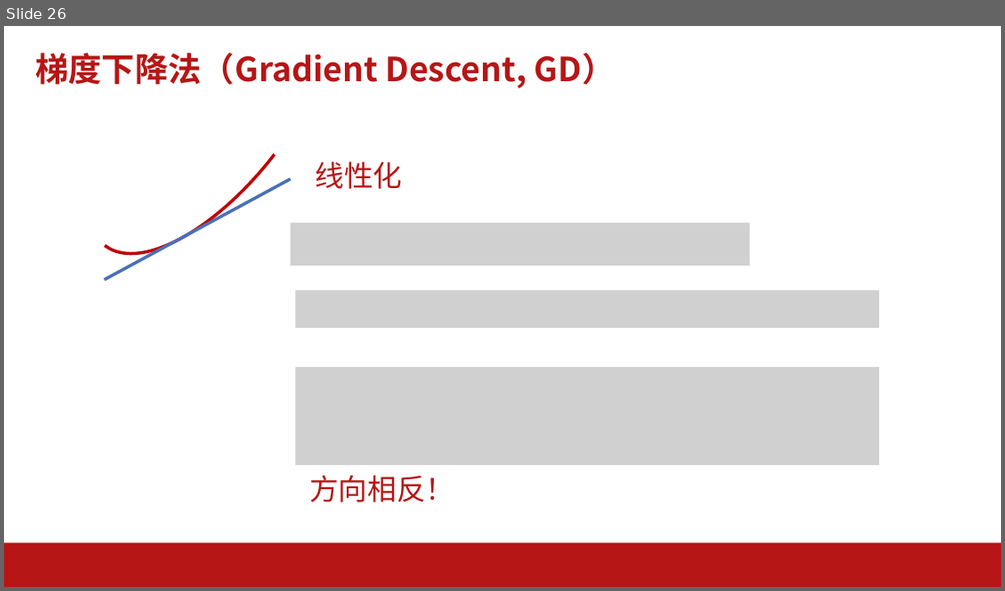
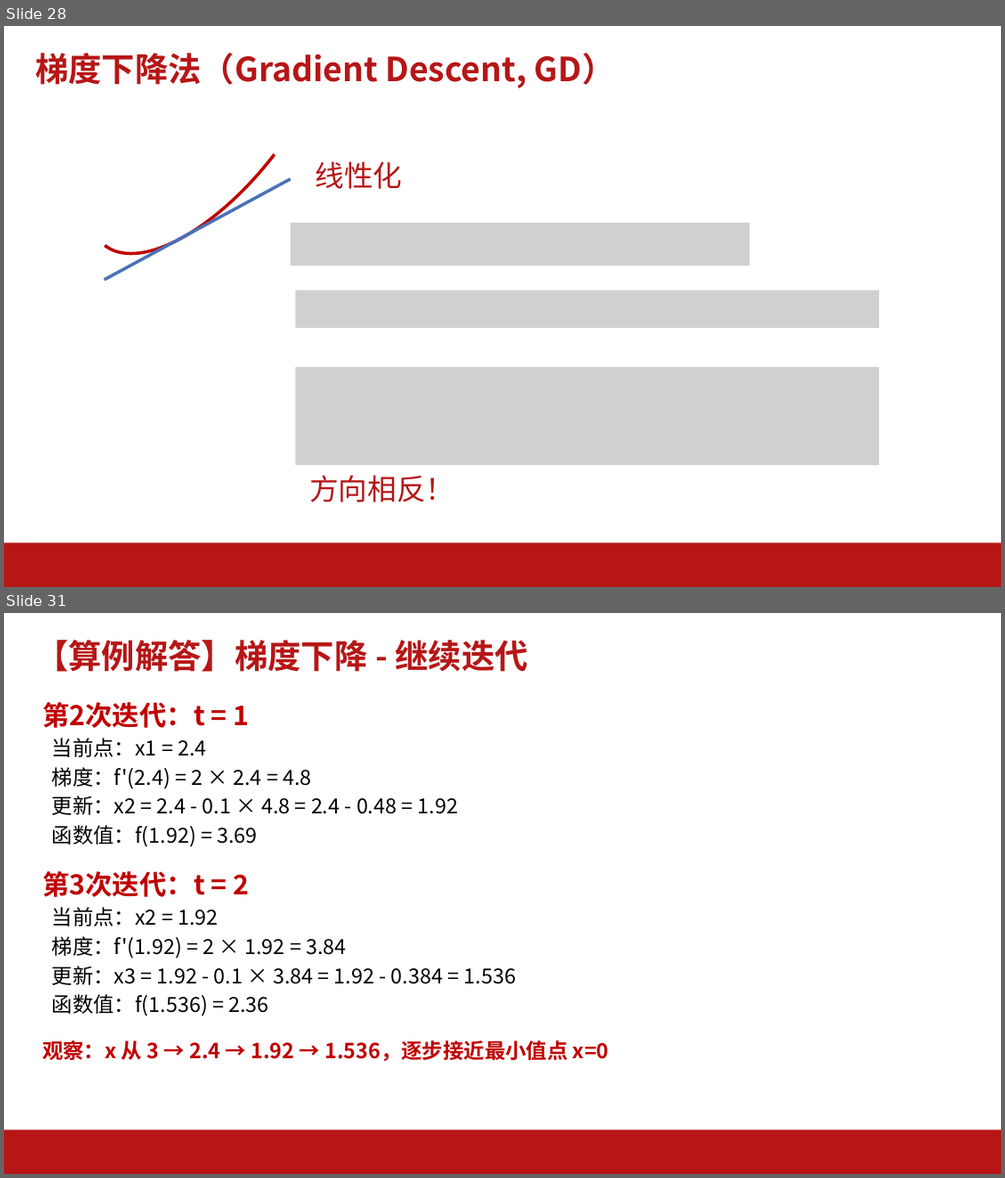
Before and after one commit to AI-Basic-Education/SJTU-Undergraduate-AI-basis, a slide deck: PPT/第3-4节-AI数学基础.pptx. Shown one above the other, each under a label of ours: slide 26 before the commit, slides 28 and 31 after it; the slides between them are not shown. The pictures are 1005x591 and 1005x1178 pixels, drawn with LibreOffice and Linux fonts; fonts in the diff are those of the drawing; grey boxes stand for pictures; background and template pictures are left out. Boxes give left, top, right and bottom in pixels: in the first picture for what was removed or moved away, otherwise in the second. Text is boxed around its words. In the diff, an @@ line names an element or a change of style, - is before the commit and + after.

```diff
--- a/PPT/第3-4节-AI数学基础.pptx
+++ b/PPT/第3-4节-AI数学基础.pptx
@@ slide 31 added at (4, 613, 1001, 1174), background #FFFFFF; not listed: 1 template element that a slide beside it also shows @@
@@ title added at (35, 640, 528, 672), 32 pt, text #B61616, bold @@
+【算例解答】梯度下降 - 继续迭代
@@ text added at (42, 702, 609, 1061), 20 pt, text #000000 @@
+第2次迭代：t = 1
+当前点：x1 = 2.4
+梯度：f'(2.4) = 2 × 2.4 = 4.8
+更新：x2 = 2.4 - 0.1 × 4.8 = 2.4 - 0.48 = 1.92
+函数值：f(1.92) = 3.69
+第3次迭代：t = 2
+当前点：x2 = 1.92
+梯度：f'(1.92) = 2 × 1.92 = 3.84
+更新：x3 = 1.92 - 0.1 × 3.84 = 1.92 - 0.384 = 1.536
+函数值：f(1.536) = 2.36
+观察：x 从 3 → 2.4 → 1.92 → 1.536，逐步接近最小值点 x=0
@@ what was slide 26 is now slide 28 @@
```
Also in this commit, not shown: 8 slides changed, 16 other slides added, 16 other files.
